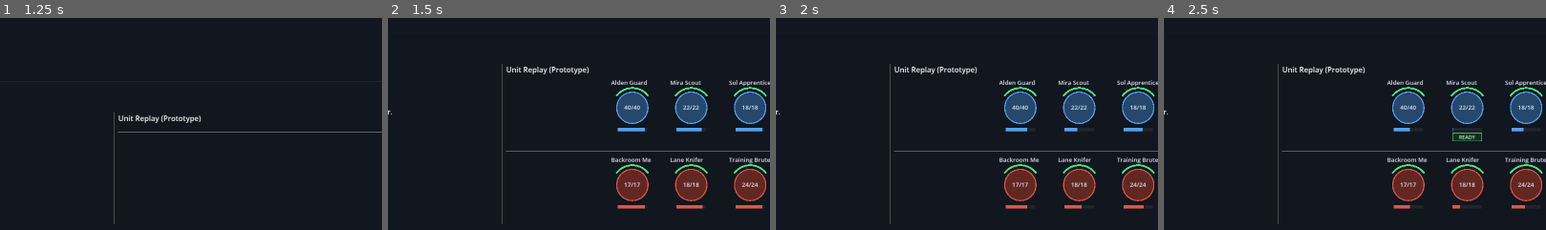
Above: before the commit, frames 1-4 (left to right).
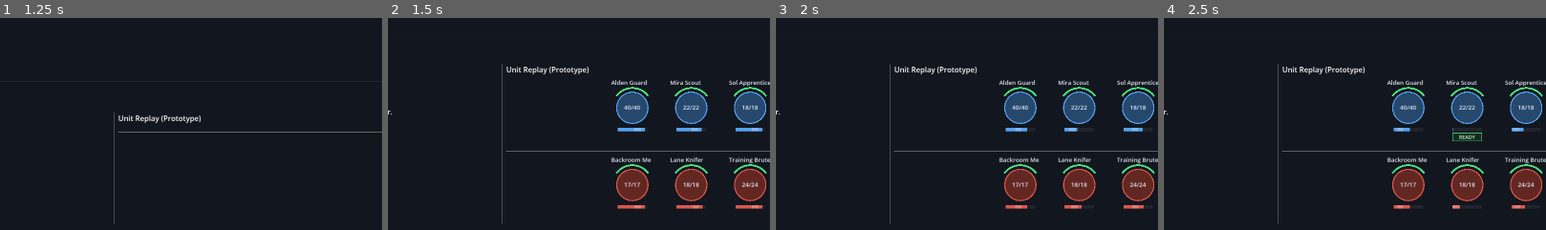
Above: after the commit, the same moments.

Repository: aqvm/clockwork-company
Game: Godot game, scene res://scenes/combat_test_scene.tscn
Same seed, same stepped clock (60 frames per second), same inputs: the game is played once before the commit and once after it.
Inputs:
- Up to frame 1 (1.25 s): click "Start Roadside Ambush" at 0.5 s
- Up to frame 2 (1.5 s): click "Run Encounter 1/3: Street-Cor…" at 1.25 s
- Up to frame 3 (2 s): no input
- Up to frame 4 (2.5 s): click "Mods (0/3)" at 2 s
The pictures show only the part of the screen within x 35-85%, y 50-100%; the shares and areas given below are measured in that part.

Frame 1 is identical in both runs. In frame 2, 0.2% of the frame differs, in the area x 64-97%, y 51-90%; in frame 3, 0.1%; in frame 4, 0.1%.

Commit message:
Add replay cooldown shimmer

Diff:
--- a/clockwork-company/scripts/ui/unit_status_dot.gd
+++ b/clockwork-company/scripts/ui/unit_status_dot.gd
@@ -24,6 +24,7 @@
 const FLOATING_TEXT_DURATION := 6.0
 const FLOATING_TEXT_PULSE_DURATION := 1.0
 const DEFEAT_FADE_DURATION := 0.8
+const SHIMMER_BAND_WIDTH := 14.0
 
 func _ready() -> void:
 	custom_minimum_size = Vector2(122, 148)
@@ -83,6 +84,7 @@
 	var cooldown_width := cooldown_background.size.x * cooldown_ratio
 	if cooldown_width > 0.0:
 		draw_rect(Rect2(cooldown_background.position, Vector2(cooldown_width, cooldown_background.size.y)), team_color, true)
+		_draw_cooldown_shimmer(cooldown_background, cooldown_width)
 	_draw_readiness_badge(cooldown_background)
 
 	var text_color := Color(0.9, 0.93, 0.97, 1.0) if is_alive else Color(0.55, 0.57, 0.62, 1.0)
@@ -178,6 +180,22 @@
 	)
 
 
+func _draw_cooldown_shimmer(cooldown_background: Rect2, cooldown_width: float) -> void:
+	if not is_alive or cooldown_width <= SHIMMER_BAND_WIDTH:
+		return
+	var phase := fmod(display_time * 0.75, 1.0)
+	var shimmer_x := cooldown_background.position.x + ((cooldown_width + SHIMMER_BAND_WIDTH) * phase) - SHIMMER_BAND_WIDTH
+	var clipped_x: float = clamp(shimmer_x, cooldown_background.position.x, cooldown_background.position.x + cooldown_width)
+	var clipped_width: float = min(SHIMMER_BAND_WIDTH, cooldown_background.position.x + cooldown_width - clipped_x)
+	if clipped_width <= 0.0:
+		return
+	draw_rect(
+		Rect2(Vector2(clipped_x, cooldown_background.position.y), Vector2(clipped_width, cooldown_background.size.y)),
+		Color(1.0, 1.0, 1.0, 0.22),
+		true
+	)
+
+
 func _draw_defeated_overlay(center: Vector2, body_radius: float) -> void:
 	var slash_color := Color(0.08, 0.08, 0.1, 0.78)
 	draw_line(center + Vector2(-body_radius * 0.62, -body_radius * 0.62), center + Vector2(body_radius * 0.62, body_radius * 0.62), slash_color, 5.0)
Not shown, changed: ARCHITECTURE.md
Not shown, changed: DESIGN_NOTES.md
Not shown, changed: LEARNING_LOG.md
Not shown, changed: TODO.md
